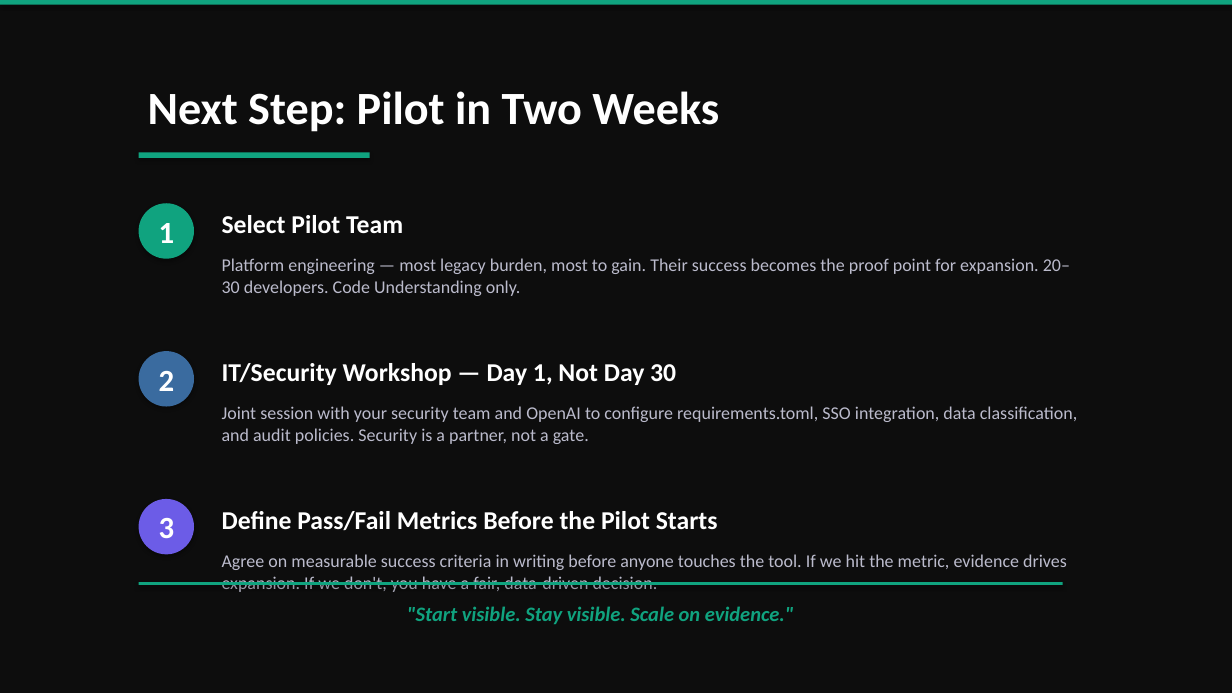
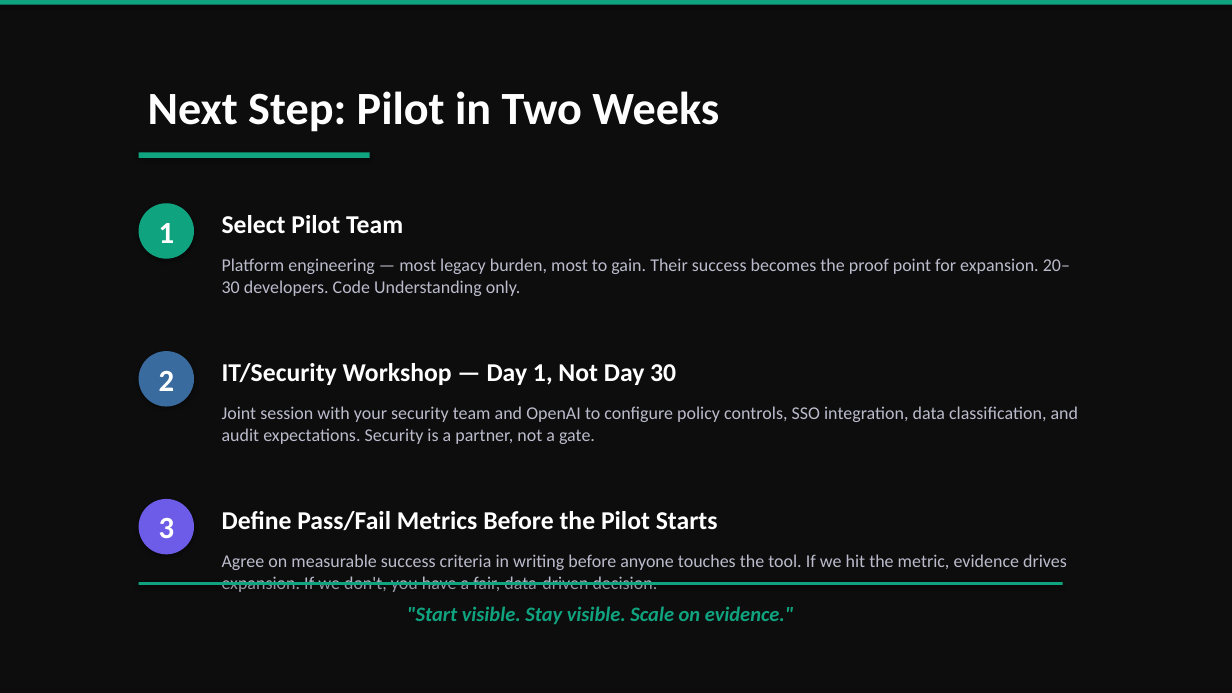
Before and after one commit to pretendhome/enablement, a slide deck: slide 7 of codex/codex_enablement_v2.pptx. Drawn at 1232x693 pixels with LibreOffice and Linux fonts; fonts in the diff are those of the drawing. Boxes give left, top, right and bottom in pixels: in the first picture for what was removed or moved away, otherwise in the second. Text is boxed around its words. In the diff, an @@ line names an element or a change of style, - is before the commit and + after.

```diff
--- a/codex/codex_enablement_v2.pptx
+++ b/codex/codex_enablement_v2.pptx
@@ text at bbox=[222, 406, 1079, 444]: text changed @@
-Joint session with your security team and OpenAI to configure requirements.toml, SSO integration, data classification, and audit policies. Security is a partner, not a gate.
+Joint session with your security team and OpenAI to configure policy controls, SSO integration, data classification, and audit expectations. Security is a partner, not a gate.
```
Also in this commit, not shown: 6 other slides changed, 5 other files.
